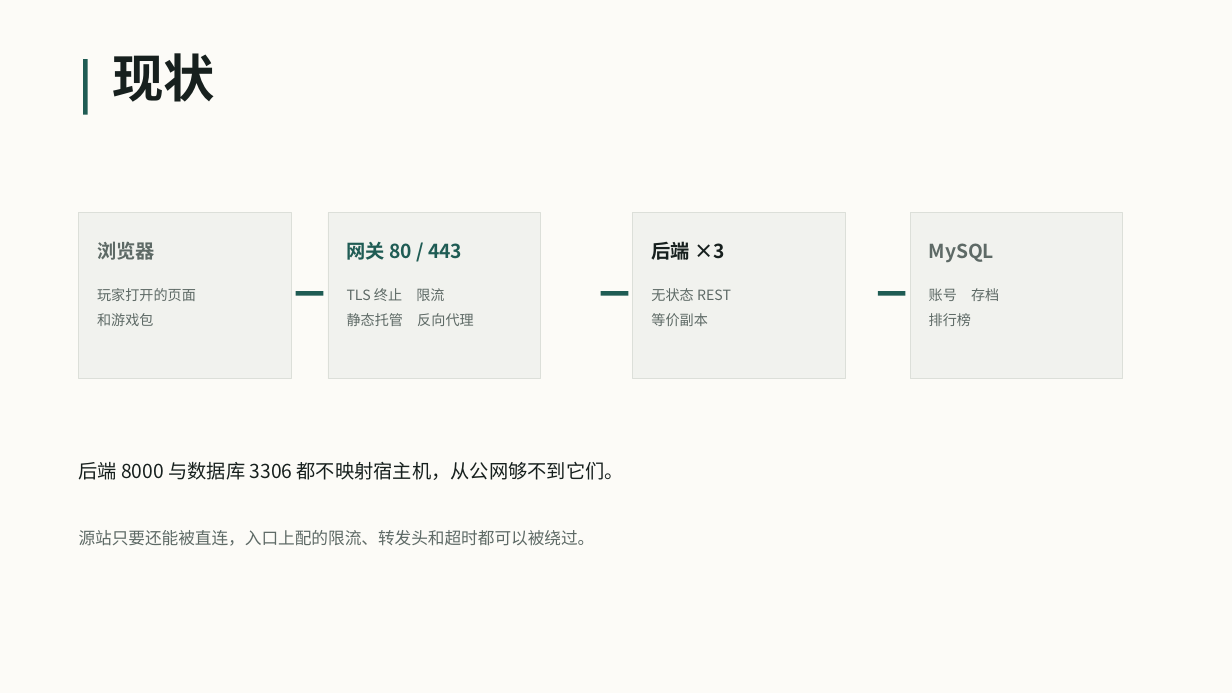
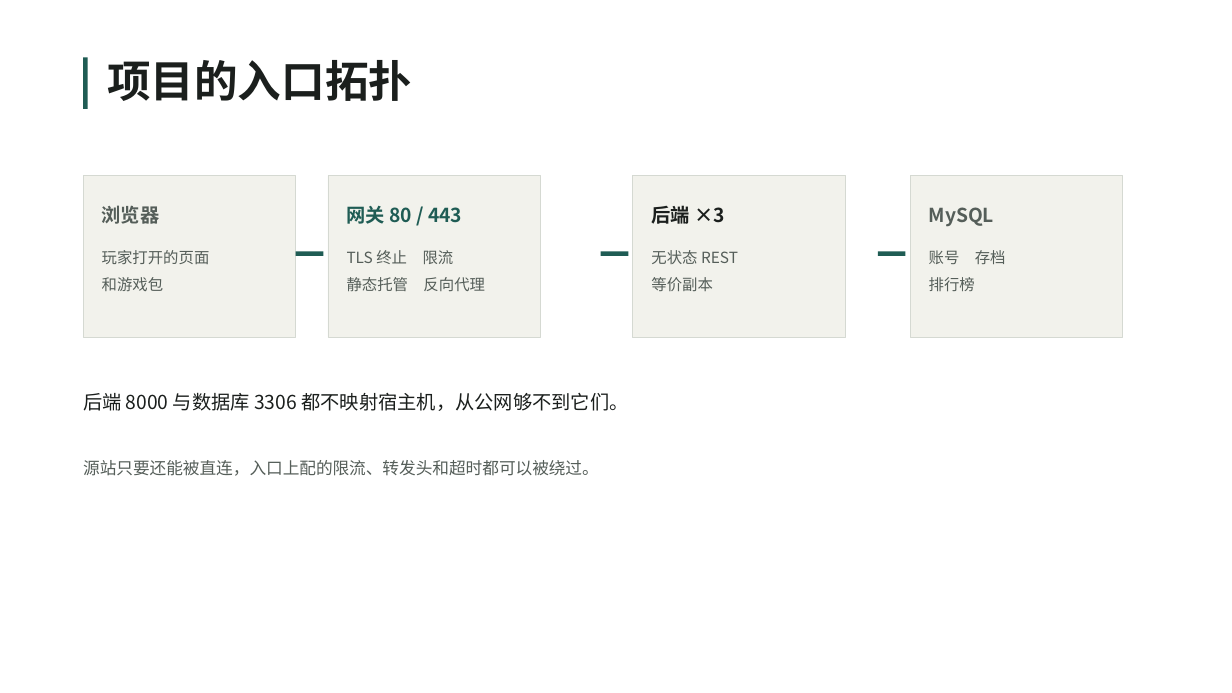
Before and after one commit to VesselPaper/symbiont, a slide deck: slide 16 of share/技术分享-应用代理与负载均衡.pptx (slide 2 before the commit). Drawn at 1232x693 pixels with LibreOffice and Linux fonts; fonts in the diff are those of the drawing; background and template pictures are left out. Boxes give left, top, right and bottom in pixels: in the first picture for what was removed or moved away, otherwise in the second. Text is boxed around its words. In the diff, an @@ line names an element or a change of style, - is before the commit and + after.

Commit message:
docs(share): PPT 改成分章节的五个部分，换纸纹背景，修掉文字重叠
结构 01 原理 / 02 代码 / 03 演示 / 04 项目应用 / 05 总结，共 23 页。
- 纸纹底纹用噪声加边缘压暗生成，白底不再发死
- 标题写清这页讲什么，长短错开；去掉'坑'这类单字
- 末页重写：讲技术本身四条结论，不再讨论项目要不要用负载均衡
- 修两处 Inches 与浮点相加导致的行重叠（七步页、实测页、总结页）
- 正文字号统一提到 12.5 到 13.5

```diff
--- a/share/技术分享-应用代理与负载均衡.pptx
+++ b/share/技术分享-应用代理与负载均衡.pptx
@@ rectangle removed at (0, 0, 1232, 693) @@
@@ rectangle: place and size @@
-rectangle at (83, 59, 88, 115)
+rectangle at (83, 57, 88, 109)
@@ text removed at (113, 53, 216, 102) @@
-现状
@@ text added at (107, 60, 412, 101), 34 pt, text #1B1F1D, bold @@
+项目的入口拓扑
@@ fill #F1F2EE to #F2F2EC; outline #DCDFD9 0.75 pt to #D5D9D2 0.75 pt in 4 elements at (328, 176, 541, 337), (633, 176, 846, 337), (910, 176, 1123, 337), (83, 176, 296, 337) @@
@@ rectangle: place and size @@
-rectangle at (79, 213, 291, 379)
+rectangle at (83, 176, 296, 337)
@@ rectangle: place and size @@
-rectangle at (328, 213, 541, 379)
+rectangle at (328, 176, 541, 337)
@@ rectangle: place and size @@
-rectangle at (633, 213, 846, 379)
+rectangle at (633, 176, 846, 337)
@@ rectangle: place and size @@
-rectangle at (910, 213, 1123, 379)
+rectangle at (910, 176, 1123, 337)
@@ text "浏览器" at (102, 205, 160, 224): text colour #5E6A66 to #555E59; line spacing 1.35 to 1.4 @@
@@ text "浏览器": place and size @@
-text "浏览器" at (97, 241, 155, 260)
+text "浏览器" at (102, 205, 160, 224)
@@ text "网关 80 / 443" at (347, 206, 462, 224): line spacing 1.35 to 1.4 @@
@@ text "后端 ×3" at (651, 206, 725, 224): text colour #17201E to #1B1F1D; line spacing 1.35 to 1.4 @@
@@ 3 texts: place and size @@
-3 texts at (347, 242, 994, 262)
+3 texts at (347, 206, 994, 227)
@@ text "MySQL" at (929, 207, 994, 227): text colour #5E6A66 to #555E59; line spacing 1.35 to 1.4 @@
@@ size 11 to 12 pt, text colour #5E6A66 to #555E59 in 4 elements at (651, 250, 738, 291), (929, 250, 975, 292), (347, 250, 485, 291), (102, 250, 210, 291) @@
@@ text "玩家打开的页面": place and size @@
-text "玩家打开的页面" at (97, 288, 196, 326)
+text "玩家打开的页面" at (102, 250, 210, 291)
@@ 3 texts, 3 rectangles: place and size @@
-3 texts, 3 rectangles at (296, 288, 971, 326)
+3 texts, 3 rectangles at (296, 250, 975, 292)
@@ text "后端 8000 与数据库 3306 都不映射宿主机，从公网够不到它们。": place and size @@
-text "后端 8000 与数据库 3306 都不映射宿主机，从公网够不到它们。" at (79, 461, 624, 480)
+text "后端 8000 与数据库 3306 都不映射宿主机，从公网够不到它们。" at (83, 392, 628, 411)
@@ text "后端 8000 与数据库 3306 都不映射宿主机，从公网够不到它们。" at (83, 392, 628, 411): text colour #17201E to #1B1F1D @@
@@ text "源站只要还能被直连，入口上配的限流、转发头和超时都可以被绕过。": place and size @@
-text "源站只要还能被直连，入口上配的限流、转发头和超时都可以被绕过。" at (79, 530, 595, 546)
+text "源站只要还能被直连，入口上配的限流、转发头和超时都可以被绕过。" at (83, 460, 599, 476)
@@ text "源站只要还能被直连，入口上配的限流、转发头和超时都可以被绕过。" at (83, 460, 599, 476): text colour #5E6A66 to #555E59 @@
```
Also in this commit, not shown: 12 other slides changed, 10 slides added, 7 slides removed, 4 other files.
